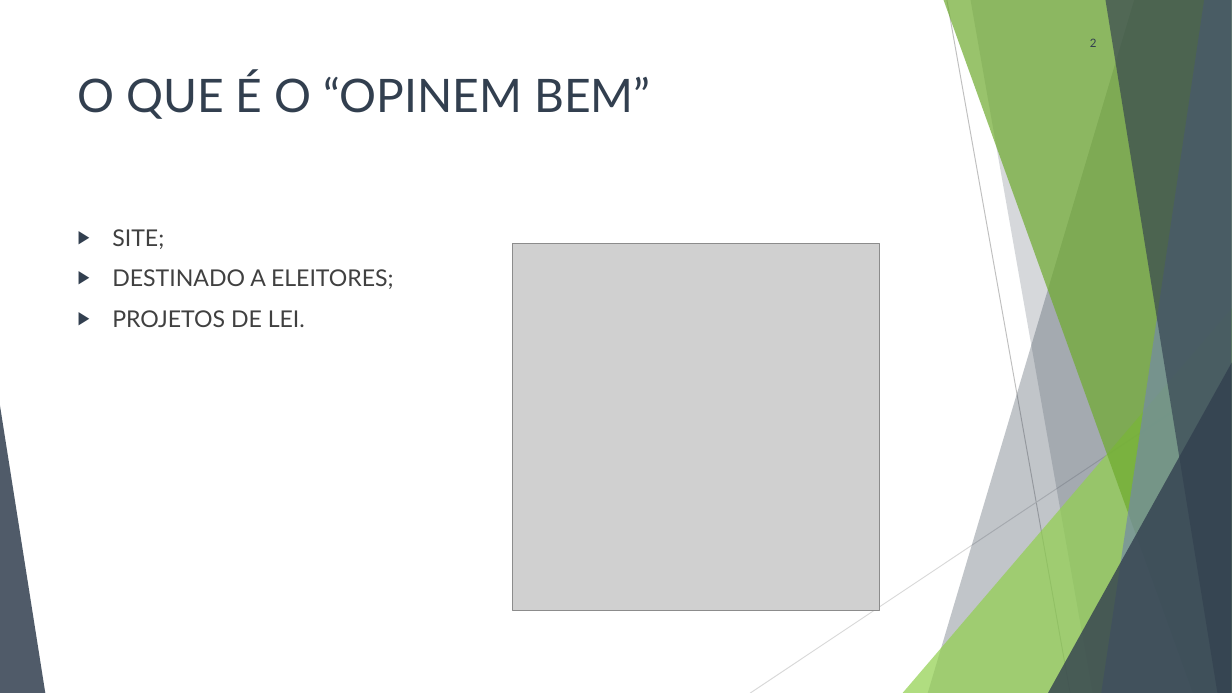
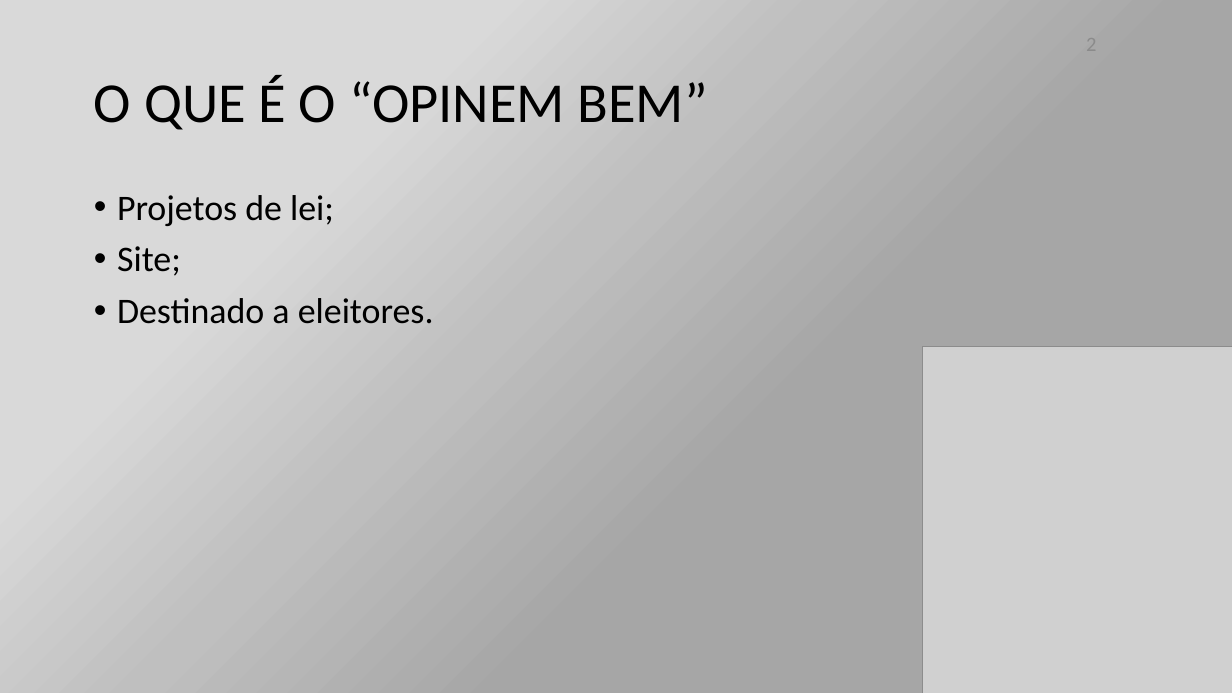
Before and after one commit to IsabelaSucharski/OpinemBem, a slide deck: slide 2 of Documentos/Opinem Bem TCC.pptx. Drawn at 1232x693 pixels with LibreOffice and Linux fonts; fonts in the diff are those of the drawing; grey boxes stand for pictures. Boxes give left, top, right and bottom in pixels: in the first picture for what was removed or moved away, otherwise in the second. Text is boxed around its words. In the diff, an @@ line names an element or a change of style, - is before the commit and + after.

```diff
--- a/Documentos/Opinem Bem TCC.pptx
+++ b/Documentos/Opinem Bem TCC.pptx
@@ background #FFFFFF to gradient #A6A6A6 to #BFBFBF to #D9D9D9 @@
@@ title "O QUE É O “OPINEM ...": place and size @@
-title "O QUE É O “OPINEM ..." at box(78, 72, 650, 119)
+title "O QUE É O “OPINEM ..." at box(94, 75, 708, 130)
@@ title "O QUE É O “OPINEM ..." at box(94, 75, 708, 130): size 36 to 44 pt, font Lato to Calibri, text colour #323F4F to #000000; line spacing 1 to 0.9; vertical alignment top to middle @@
@@ page number removed at box(1090, 39, 1097, 47) @@
-2
@@ text at box(117, 195, 434, 324): text changed; size 18 to 28 pt; font Lato to Calibri; text colour #404040 to #000000 @@
-▶ SITE;
-▶ DESTINADO A ELEITORES;
-▶ PROJETOS DE LEI.
+• Projetos de lei;
+• Site;
+• Destinado a eleitores.
@@ picture: place and size @@
-picture at box(513, 244, 880, 611)
+picture at box(922, 347, 1232, 693)
@@ group removed at box(0, 0, 1232, 693): 5 freeform shapes, 3 triangles, 2 lines @@
```
Also in this commit, not shown: 5 other slides changed, 4 slides added, 3 slides removed, 1 other file.
